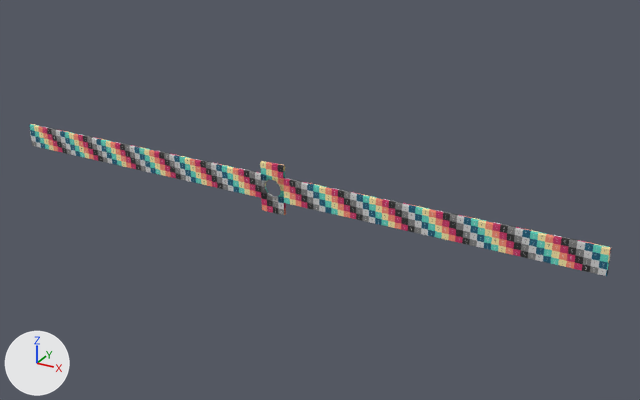
One commit to the glTF model panelWindowRound290.glb: the scene before it, then after it.
The view is the same before and after, from a 50 mm camera at (4.96, -7.95, 3.94) aimed at (0.49, 0.17, -0.12). Arrows for +X, +Y and +Z are at lower left; the lights stay in place.

In view in the first picture: 'panelWindowRound290InsideMaxHeight', 'panelWindowRound290InsideMaxWidth', 'panelWindowRound290OutsideMaxHeight', 'panelWindowRound290OutsideMaxWidth'.
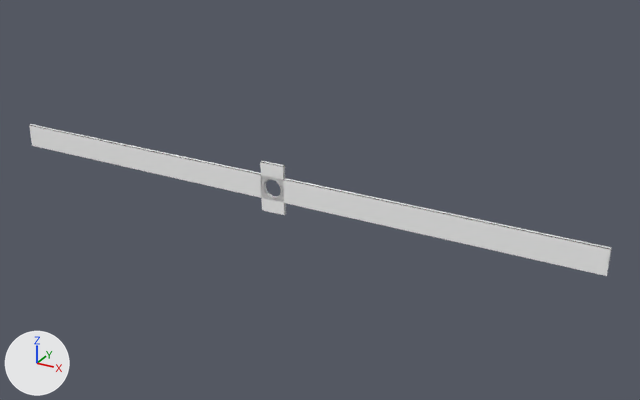
Where the change shows, as pixel boxes (x1, y1, x2, y2) in the pictures (640 x 400 px):
'panelWindowRound290InsideMaxWidth', surface changed
    both: (29, 124, 611, 276)
'panelWindowRound290InsideMaxHeight', surface changed
    both: (260, 161, 284, 215)
'panelWindowRound290OutsideMaxWidth', surface changed
    both: (31, 124, 611, 275)
'panelWindowRound290OutsideMaxHeight', surface changed
    both: (262, 160, 286, 215)
'panelWindowRound290Outside', surface changed
    both: (265, 180, 278, 197)
part 1 of me_panelwindowround290_002, built on
    both: (29, 125, 611, 250)

Diff of the bpy script that builds the scene:
```diff
--- a/panelWindowRound290.glb.py
+++ b/panelWindowRound290.glb.py
@@ mat_panelinside @@
 n0 = _N.new('ShaderNodeBsdfPrincipled'); n0.name = 'Principled BSDF'
 n1 = _N.new('ShaderNodeOutputMaterial'); n1.name = 'Material Output'
-n2 = _N.new('ShaderNodeTexImage'); n2.name = 'Image Texture'
-n2.image = img_uv_checker_map_byvalle
+n3 = _N.new('ShaderNodeVertexColor'); n3.name = 'Color Attribute'
 _L.new(n0.outputs[0], n1.inputs[0])  # 'BSDF' to 'Surface'
-_L.new(n2.outputs[0], n0.inputs[0])  # 'Color' to 'Base Color'
+_L.new(n3.outputs[0], n0.inputs[0])  # 'Color' to 'Base Color'
@@ mat_paneloutside @@
 n0 = _N.new('ShaderNodeBsdfPrincipled'); n0.name = 'Principled BSDF'
 n1 = _N.new('ShaderNodeOutputMaterial'); n1.name = 'Material Output'
-n2 = _N.new('ShaderNodeTexImage'); n2.name = 'Image Texture'
-n2.image = img_uv_checker_map_byvalle
+n3 = _N.new('ShaderNodeVertexColor'); n3.name = 'Color Attribute'
 _L.new(n0.outputs[0], n1.inputs[0])  # 'BSDF' to 'Surface'
-_L.new(n2.outputs[0], n0.inputs[0])  # 'Color' to 'Base Color'
+_L.new(n3.outputs[0], n0.inputs[0])  # 'Color' to 'Base Color'
@@ me_panelwindowround290_002 @@
 # used by ob_panelwindowround290insidemaxwidth; location = (0.0, 0.0, 0.0)
-me_panelwindowround290_002.from_pydata(...)  # 100 vertices, 146 faces; spans x -3.75..3.75, y -0.05..-0.03, z -0.15..0.15
+me_panelwindowround290_002.from_pydata(...)  # 104 vertices, 152 faces; spans x -3.75..3.75, y -0.05..-0.03, z -0.15..0.15
+# me_panelwindowround290_002 part 1
+# 6 faces are deleted
+# 4 vertices are added at (3.75, -0.05, 0.14), (-0.14, -0.05, 0.14), (-3.75, -0.05, 0.14), (0.13, -0.05, 0.14)
+# 12 new faces join them
 me_panelwindowround290_002.materials.append(mat_panelinside)
```
